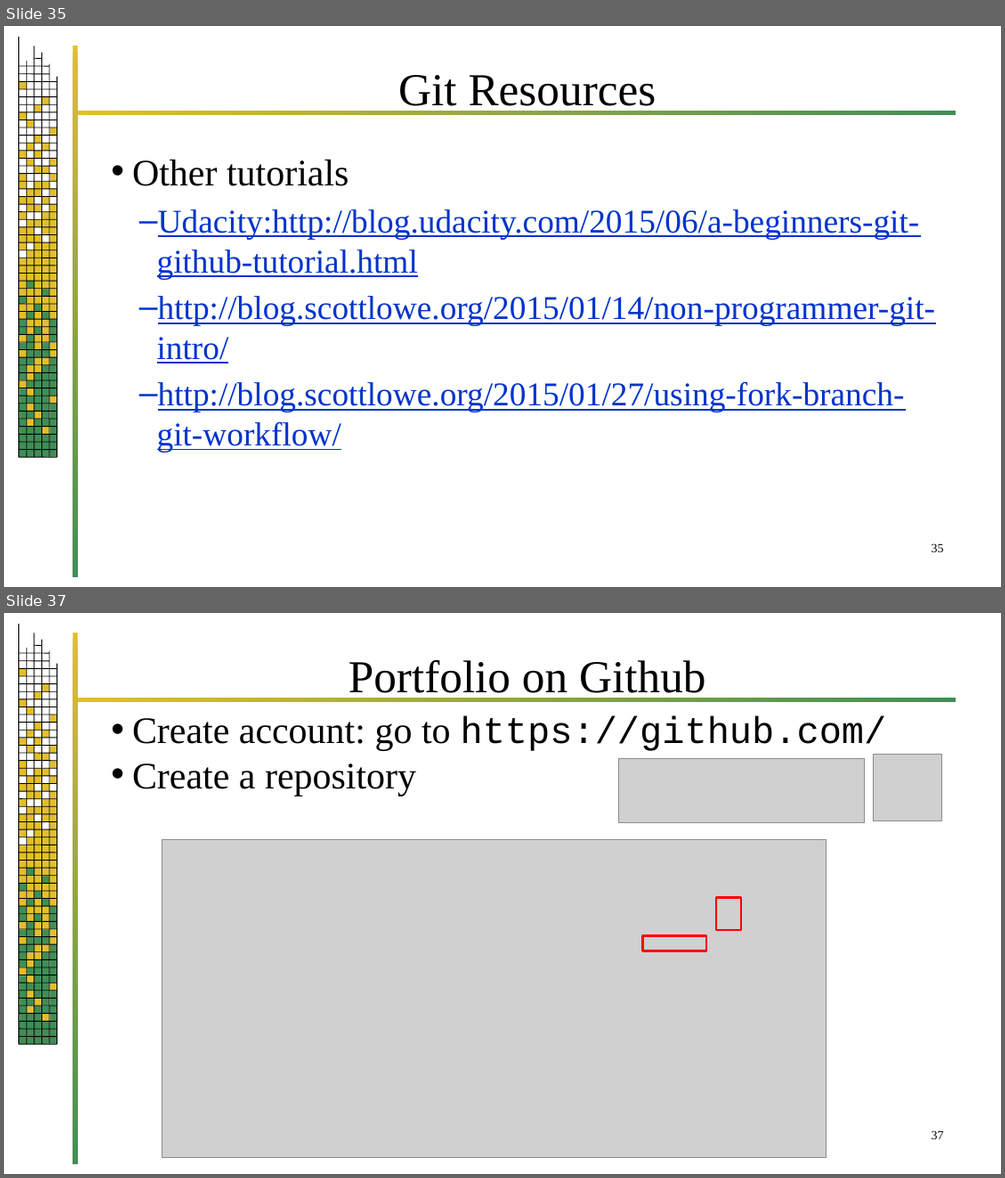
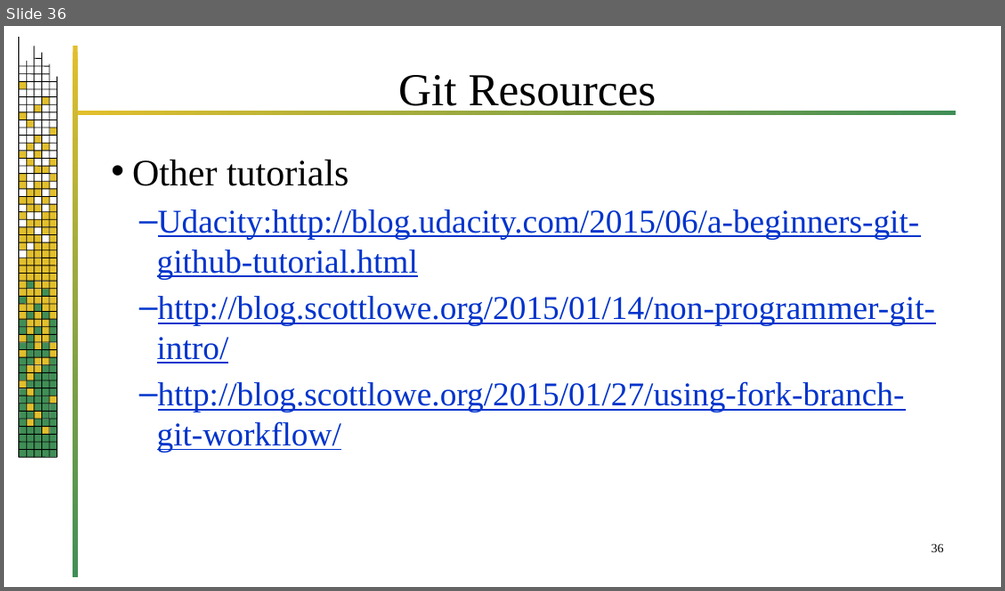
Before and after one commit to jrb28/git, a slide deck: 26bGit.pptx. Shown one above the other, each under a label of ours: slides 35 and 37 before the commit, slide 36 after it; the slides between them are not shown. The pictures are 1005x1178 and 1005x591 pixels, drawn with LibreOffice and Linux fonts; fonts in the diff are those of the drawing; grey boxes stand for pictures; background and template pictures are left out. Boxes give left, top, right and bottom in pixels: in the first picture for what was removed or moved away, otherwise in the second. Text is boxed around its words. In the diff, an @@ line names an element or a change of style, - is before the commit and + after.

```diff
--- a/26bGit.pptx
+++ b/26bGit.pptx
@@ slide 37 removed at [4,613,1001,1174], background #FFFFFF; not listed: 220 template elements that a slide beside it also shows @@
@@ title removed at [348,660,705,701] @@
-Portfolio on Github
@@ text removed at [132,716,887,795] @@
-• Create account: go to https://github.com/
-• Create a repository
@@ picture removed at [618,759,864,823] @@
@@ picture removed at [873,755,942,821] @@
@@ picture removed at [162,839,825,1157] @@
@@ rectangle removed at [717,897,741,929] @@
@@ rectangle removed at [643,935,706,951] @@
@@ page number removed at [931,1130,944,1139] @@
-37
@@ what was slide 35 is now slide 36 @@
@@ page number at [931,543,944,552]: text changed @@
-35
+36
```
Also in this commit, not shown: 9 slides added, 4 other slides removed.
